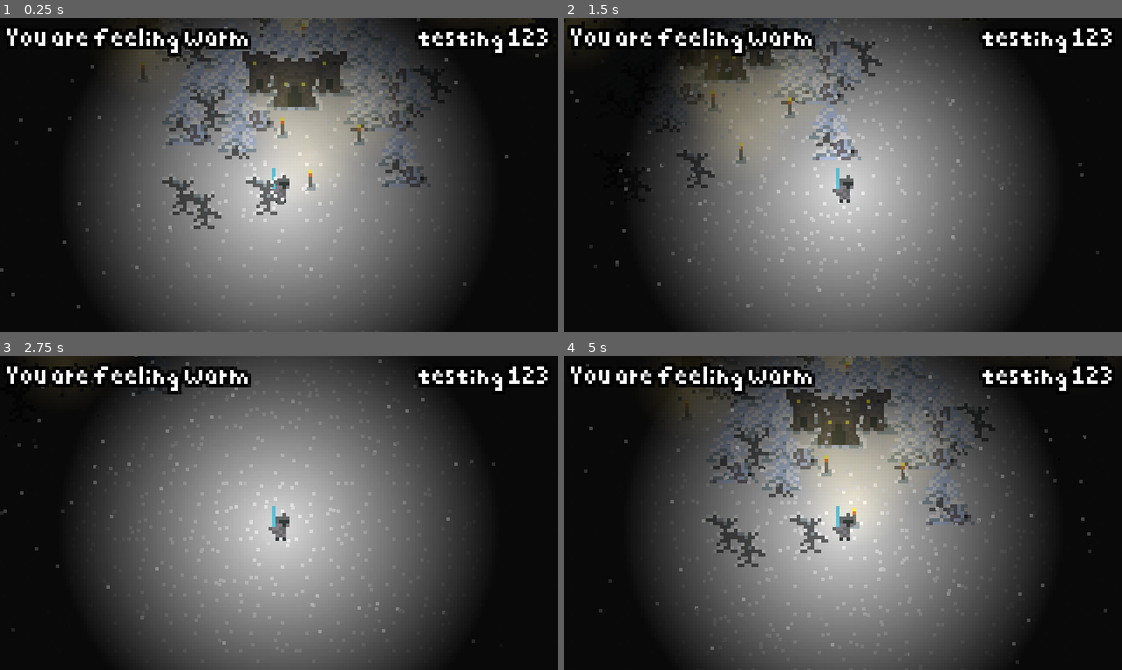
Above: before the commit, frames 1-4 (two rows, left to right).
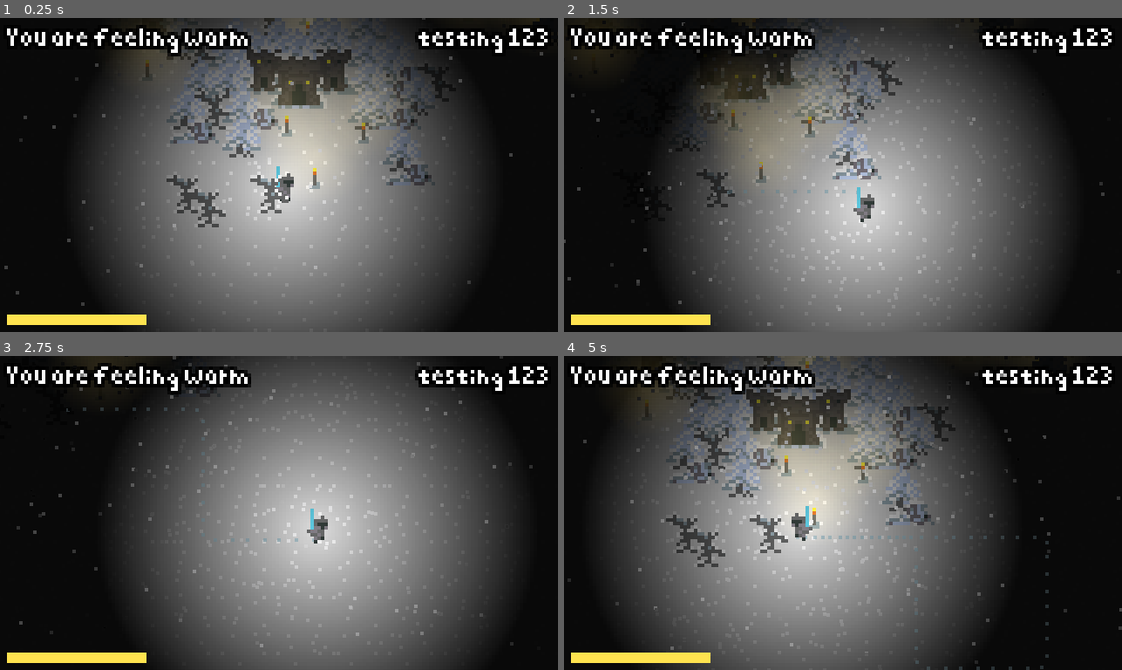
Above: after the commit, the same moments.

Repository: TheEvenOnes/deepnorth
Game: Godot game, scene res://Test.tscn
The game is run twice, just before and just after one commit, with the same random seed, the same clock (stepped at 60 frames per second) and the same inputs.
Inputs:
- Up to frame 1 (0.25 s): no input
- Up to frame 2 (1.5 s): hold Right (ui_right) 0.53-1.28 s; hold Down (ui_down) from 1.28 s (still down)
- Up to frame 3 (2.75 s): release Down (ui_down) at 2.03 s; hold Right (ui_right) from 2.03 s (still down)
- Up to frame 4 (5 s): release Right (ui_right) at 2.78 s; hold Up (ui_up) 2.78-3.53 s; hold Left (ui_left) from 3.53 s (still down)

The runs differ from the first frame. In frame 1, 8.5% of the frame differs, in the area x 0-98%, y 0-98%; in frame 2, 23%; in frame 3, 43%; in frame 4, 50%, in the area x 0-100%, y 0-100%.

Commit message:
Add walking animation, add snowstes sound

Diff:
--- a/Player.gd
+++ b/Player.gd
@@ -1,13 +1,20 @@
 extends KinematicBody2D
+
+onready var sprite = $AnimatedSprite
+onready var snowsteps = $SnowSteps
 
 const ACCELERATION = 650
 const MAX_SPEED = 50
 const FRICTION = 500
 
+export(float) var stamina = 10.0
+export(float) var stamina_regen = 1.0
+var current_stamina: float
+
 var velocity = Vector2.ZERO
 
 func _ready() -> void:
-	pass
+	current_stamina = stamina
 
 func _physics_process(delta: float) -> void:
 	var input: Vector2 = Vector2.ZERO
@@ -15,9 +22,19 @@
 	input.y = Input.get_action_strength('ui_down') - Input.get_action_strength('ui_up')
 
 	if input.length() > 0:
+		if sprite.animation != 'Walking':
+			sprite.play('Walking')
+			snowsteps.play(0.0)
 		input = input.normalized()
 		velocity = velocity.move_toward(input * MAX_SPEED, ACCELERATION * delta)
 	else:
+		if sprite.animation != 'Idle':
+			sprite.play('Idle')
+			snowsteps.stop()
 		velocity = velocity.move_toward(Vector2.ZERO, FRICTION * delta)
 
 	velocity = move_and_slide(velocity)
+	if velocity.x < 0:
+		sprite.flip_h = true
+	elif velocity.x > 0:
+		sprite.flip_h = false
--- a/object/Player.tscn
+++ b/object/Player.tscn
@@ -1,13 +1,30 @@
-[gd_scene load_steps=9 format=2]
+[gd_scene load_steps=14 format=2]
 
 [ext_resource path="res://Player.gd" type="Script" id=1]
 [ext_resource path="res://assets/light_mask.png" type="Texture" id=2]
 [ext_resource path="res://assets/player.png" type="Texture" id=3]
 [ext_resource path="res://assets/pixelated.tres" type="DynamicFont" id=4]
+[ext_resource path="res://assets/67243__robban87__snowstep.wav" type="AudioStream" id=5]
 
 [sub_resource type="Gradient" id=1]
 offsets = PoolRealArray( 0.0134228, 0.114094, 0.865772, 1 )
 colors = PoolColorArray( 1, 1, 1, 0, 1, 1, 1, 1, 1, 1, 1, 1, 1, 1, 1, 0 )
+
+[sub_resource type="Gradient" id=8]
+offsets = PoolRealArray( 0, 0.637584, 1 )
+colors = PoolColorArray( 0.592157, 0.717647, 0.760784, 0.501961, 0.592157, 0.717647, 0.760784, 0.501961, 0.592157, 0.717647, 0.760784, 0 )
+
+[sub_resource type="AtlasTexture" id=5]
+atlas = ExtResource( 3 )
+region = Rect2( 16, 0, 16, 16 )
+
+[sub_resource type="AtlasTexture" id=6]
+atlas = ExtResource( 3 )
+region = Rect2( 32, 0, 16, 16 )
+
+[sub_resource type="AtlasTexture" id=7]
+atlas = ExtResource( 3 )
+region = Rect2( 48, 0, 16, 16 )
 
 [sub_resource type="AtlasTexture" id=2]
 atlas = ExtResource( 3 )
@@ -15,6 +32,16 @@
 
 [sub_resource type="SpriteFrames" id=3]
 animations = [ {
+"frames": [ SubResource( 5 ), SubResource( 6 ) ],
+"loop": true,
+"name": "Walking",
+"speed": 8.0
+}, {
+"frames": [ SubResource( 7 ) ],
+"loop": true,
+"name": "Dash",
+"speed": 5.0
+}, {
 "frames": [ SubResource( 2 ) ],
 "loop": true,
 "name": "Idle",
@@ -42,10 +69,21 @@
 initial_velocity_random = 1.0
 color_ramp = SubResource( 1 )
 
+[node name="Tracks" type="CPUParticles2D" parent="."]
+position = Vector2( 0, 2 )
+amount = 64
+lifetime = 6.0
+local_coords = false
+spread = 0.0
+gravity = Vector2( 0, 0 )
+color_ramp = SubResource( 8 )
+
 [node name="Camera2D" type="Camera2D" parent="."]
 position = Vector2( 0, -5 )
 z_index = 10
 current = true
+smoothing_enabled = true
+smoothing_speed = 4.0
 
 [node name="CanvasLayer" type="CanvasLayer" parent="Camera2D"]
 
@@ -81,6 +119,16 @@
 "_edit_use_anchors_": false
 }
 
+[node name="StaminaIndicator" type="ColorRect" parent="Camera2D/CanvasLayer/Control"]
+margin_left = 2.0
+margin_top = 85.0
+margin_right = 42.0
+margin_bottom = 88.0
+color = Color( 1, 0.890196, 0.309804, 1 )
+__meta__ = {
+"_edit_use_anchors_": false
+}
+
 [node name="AnimatedSprite" type="AnimatedSprite" parent="."]
 position = Vector2( 0, -5 )
 frames = SubResource( 3 )
@@ -97,3 +145,8 @@
 position = Vector2( 0, 2 )
 rotation = -1.57079
 shape = SubResource( 4 )
+
+[node name="SnowSteps" type="AudioStreamPlayer2D" parent="."]
+stream = ExtResource( 5 )
+volume_db = -10.0
+pitch_scale = 1.36
Not shown, added: assets/67243__robban87__snowstep.wav.import
Binary file changed: assets/player.aseprite
Binary file changed: assets/player.png
Not shown, added: assets/67243__robban87__snowstep.wav
